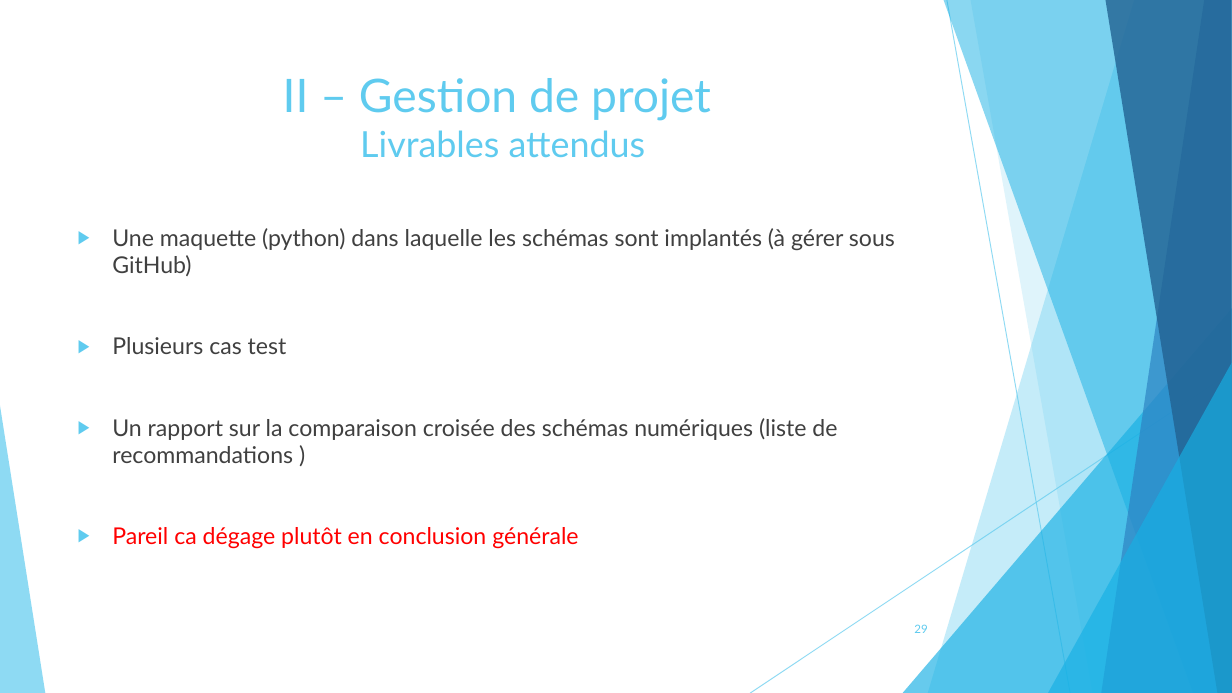
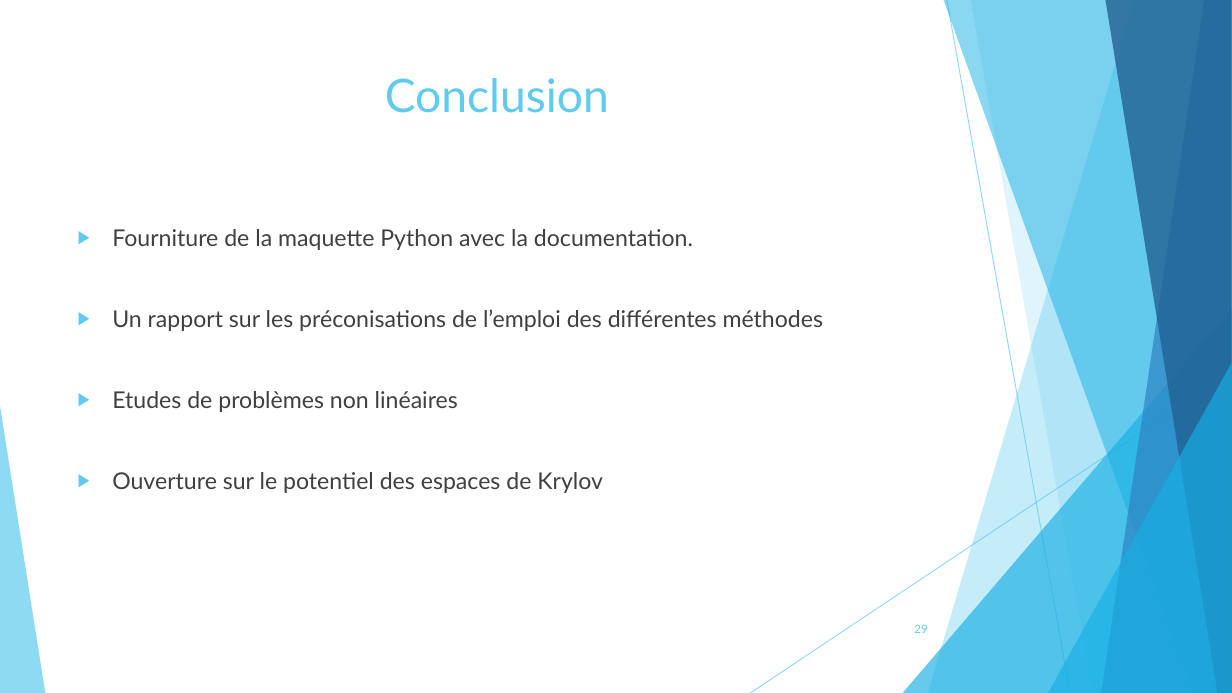
Before and after one commit to pierreXVI/PIE, a slide deck: slide 29 of oral_presentation/Oral_presentation_12_02_2019.pptx. Drawn at 1232x693 pixels with LibreOffice and Linux fonts; fonts in the diff are those of the drawing. Boxes give left, top, right and bottom in pixels: in the first picture for what was removed or moved away, otherwise in the second. Text is boxed around its words. In the diff, an @@ line names an element or a change of style, - is before the commit and + after.

```diff
--- a/oral_presentation/Oral_presentation_12_02_2019.pptx
+++ b/oral_presentation/Oral_presentation_12_02_2019.pptx
@@ title at <box>385,78,609,113</box>: text changed @@
-II – Gestion de projet
-Livrables attendus
+Conclusion
@@ text at <box>112,229,823,493</box>: text changed @@
-▶ Une maquette (python) dans laquelle les schémas sont implantés (à gérer sous GitHub)
-▶ Plusieurs cas test
-▶ Un rapport sur la comparaison croisée des schémas numériques (liste de recommandations )
-▶ Pareil ca dégage plutôt en conclusion générale
+▶ Fourniture de la maquette Python avec la documentation.
+▶ Un rapport sur les préconisations de l’emploi des différentes méthodes
+▶ Etudes de problèmes non linéaires
+▶ Ouverture sur le potentiel des espaces de Krylov
```
Also in this commit, not shown: 1 other slide changed.
